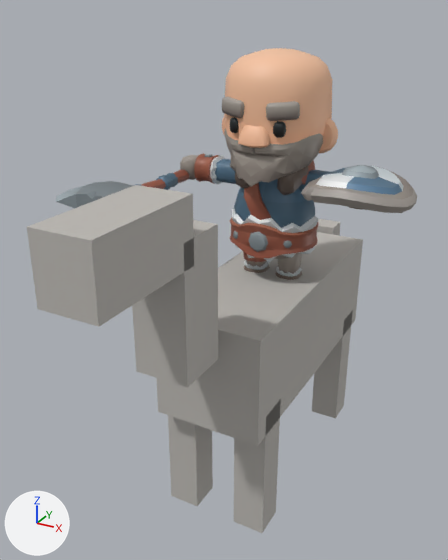
A saved change to the glTF model csharp/Unciv.Godot/Packs/units/models/unit/African Forest Elephant.glb.
The view is the same before and after, from a camera (50 mm lens) standing at (0.509, -1.144, 0.996) and looking at (-0.043, -0.14, 0.494). Lighting does not change. The marker at lower left points along +X, +Y and +Z. The older version comes first. Where no turn or scale is listed for an object, it has been applied to the vertices. Vertices at exactly the same position are counted once.

The first picture shows '1H_Axe', 'Barbarian_ArmLeft', 'Barbarian_ArmRight', 'Barbarian_Body', 'Barbarian_Head', 'Barbarian_LegLeft', 'Barbarian_LegRight', 'Barbarian_Round_Shield', 'HorseMesh'.
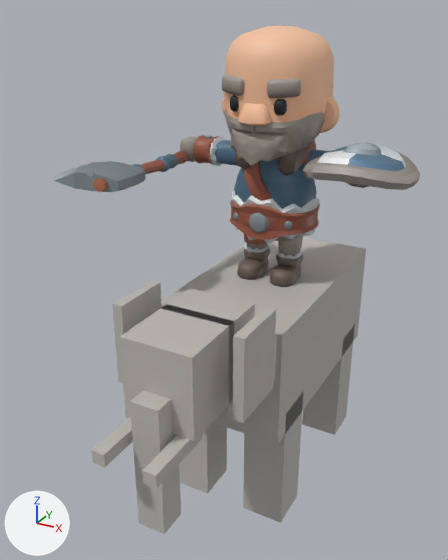
What the commit changed:
me_horse is used by ob_horsemesh; location (0.0, 0.0, 0.0).
me_horse had 64 vertices, 96 faces and spanned x -0.112..0.112, y -0.627..0.364, z 0.0..0.75.
me_horse now has 104 vertices, 156 faces and spans x -0.134..0.134, y -0.544..0.292, z 0.0..0.525.
me_horse part 1: a new loose piece, a box spanning x -0.134..0.134, y -0.248..0.248, z 0.228..0.465, in mat_horse (grey #bcb8b3).
me_horse part 2: a new loose piece, a box spanning x -0.069..0.069, y -0.327..-0.228, z 0.327..0.505, in mat_horse (grey #bcb8b3).
me_horse part 3: a new loose piece, a box spanning x -0.069..0.069, y -0.445..-0.307, z 0.347..0.505, in mat_horse (grey #bcb8b3).
me_horse part 4: a new loose piece, a box spanning x 0.037..0.062, y -0.544..-0.406, z 0.324..0.349, in mat_horse (grey #bcb8b3).
me_horse part 5: a new loose piece, a box spanning x -0.062..-0.037, y -0.544..-0.406, z 0.324..0.349, in mat_horse (grey #bcb8b3).
me_horse part 6: a new loose piece, a box spanning x -0.027..0.027, y -0.483..-0.428, z 0.158..0.416, in mat_horse (grey #bcb8b3).
me_horse part 7: a new loose piece, a box spanning x 0.109..0.129, y -0.386..-0.267, z 0.366..0.525, in mat_horse (grey #bcb8b3).
me_horse part 8: a new loose piece, a box spanning x -0.129..-0.109, y -0.386..-0.267, z 0.366..0.525, in mat_horse (grey #bcb8b3).
me_horse part 9: a new loose piece, a box spanning x 0.045..0.134, y -0.213..-0.124, z 0.0..0.277, in mat_horse (grey #bcb8b3).
me_horse part 10: a new loose piece, a box spanning x -0.134..-0.045, y -0.213..-0.124, z 0.0..0.277, in mat_horse (grey #bcb8b3).
me_horse part 11: a new loose piece, a box spanning x 0.045..0.134, y 0.124..0.213, z 0.0..0.277, in mat_horse (grey #bcb8b3).
me_horse part 12: the loose piece of 8 vertices spanning x -0.112..0.112, y -0.291..0.291, z 0.246..0.47 is deleted.
me_horse part 13: the loose piece of 8 vertices spanning x 0.045..0.112, y -0.258..-0.19, z 0.0..0.291 is deleted.
me_horse part 14: the loose piece of 8 vertices spanning x -0.05..0.05, y -0.431..-0.33, z 0.437..0.683 is deleted.
me_horse part 15: the loose piece of 8 vertices spanning x -0.112..-0.045, y -0.258..-0.19, z 0.0..0.291 is deleted.
me_horse part 16: the loose piece of 8 vertices spanning x -0.05..0.05, y -0.627..-0.403, z 0.638..0.75 is deleted.
me_horse part 17: the loose piece of 8 vertices spanning x 0.045..0.112, y 0.19..0.258, z 0.0..0.291 is deleted.
me_horse part 18: the loose piece of 8 vertices spanning x -0.028..0.028, y 0.308..0.364, z 0.258..0.482 is deleted.
Other edits to the shape of me_horse do not show in these pictures.
Object 'Barbarian_ArmLeft' (ob_barbarian_armleft) moves from (0.0, 0.0, 0.426) to (0.0, 0.0, 0.465).
Object 'Barbarian_ArmRight' (ob_barbarian_armright) moves from (0.0, 0.0, 0.426) to (0.0, 0.0, 0.465).
Object 'Barbarian_Body' (ob_barbarian_body) moves from (0.0, 0.0, 0.426) to (0.0, 0.0, 0.465).
Object 'Barbarian_Head' (ob_barbarian_head) moves from (0.0, 0.0, 0.426) to (0.0, 0.0, 0.465).
Object 'Barbarian_LegLeft' (ob_barbarian_legleft) moves from (0.0, 0.0, 0.426) to (0.0, 0.0, 0.465).
Object 'Barbarian_LegRight' (ob_barbarian_legright) moves from (0.0, 0.0, 0.426) to (0.0, 0.0, 0.465).
Object 'Barbarian_Round_Shield' (ob_barbarian_round_shield) moves from (0.202, -0.09, 0.701) to (0.202, -0.09, 0.741).
Object '1H_Axe' (ob_1h_axe) moves from (-0.202, -0.094, 0.666) to (-0.202, -0.094, 0.705).

Pixel boxes [x1, y1, x2, y2] of what changed, in the pictures (448 x 560 px):
'HorseMesh', reshaped (18% narrower, 15% shorter): before [27, 185, 363, 533]; after [92, 238, 366, 534]
'Barbarian_Head', moved: before [222, 48, 338, 187]; after [222, 26, 340, 166]
'Barbarian_Body', moved: before [230, 166, 319, 263]; after [229, 146, 320, 244]
'Barbarian_Round_Shield', moved: before [301, 165, 417, 213]; after [302, 143, 420, 190]
'1H_Axe', moved: before [56, 169, 189, 208]; after [54, 151, 189, 192]
'Barbarian_ArmRight', moved: before [180, 153, 236, 185]; after [180, 135, 237, 166]
'Barbarian_LegLeft', moved: before [275, 253, 302, 280]; after [270, 235, 303, 287]
'Barbarian_LegRight', moved: before [243, 252, 270, 273]; after [237, 234, 270, 280]
'Barbarian_ArmLeft', moved: before [298, 160, 330, 192]; after [299, 140, 329, 172]
part 1 of me_horse, added: after [161, 238, 366, 445]
part 2 of me_horse, added: after [161, 288, 255, 414]
part 3 of me_horse, added: after [119, 304, 235, 442]
part 4 of me_horse, added: after [142, 433, 203, 489]
part 5 of me_horse, added: after [92, 417, 133, 467]
part 6 of me_horse, added: after [130, 390, 181, 534]
part 7 of me_horse, added: after [233, 307, 276, 423]
part 8 of me_horse, added: after [112, 280, 162, 383]
part 9 of me_horse, added: after [243, 392, 303, 523]
part 10 of me_horse, added: after [179, 423, 227, 494]
part 11 of me_horse, added: after [302, 324, 355, 435]
part 12 of me_horse, deleted: before [156, 232, 363, 446]
part 13 of me_horse, deleted: before [234, 399, 281, 533]
part 14 of me_horse, deleted: before [132, 220, 218, 388]
part 15 of me_horse, deleted: before [168, 415, 213, 506]
part 16 of me_horse, deleted: before [27, 185, 194, 327]
part 17 of me_horse, deleted: before [312, 310, 353, 418]
part 18 of me_horse, deleted: before [317, 219, 340, 235]
